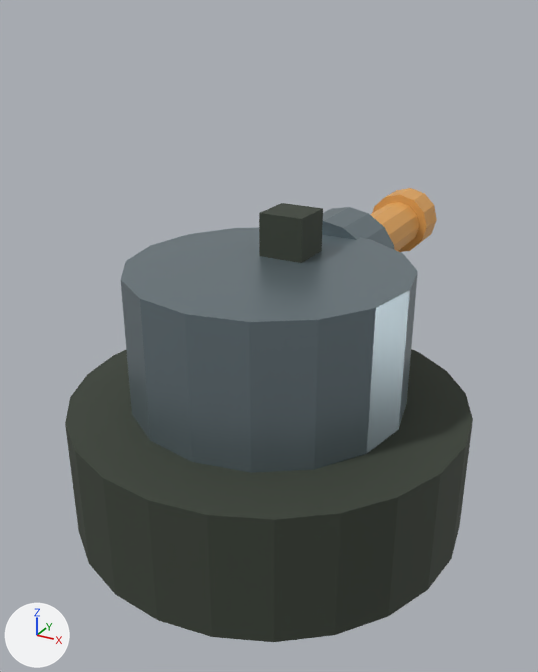
One commit to the glTF model projects/last-light-3d/assets/models/towers/field_turret.glb: the scene before it, then after it.
Before and after are seen from a 50 mm camera at (1.29, -2.34, 1.93) aimed at (-0.12, 0.21, 0.66). The axes (+X, +Y, +Z) are drawn at lower left. The lights are the same throughout. The picture after the commit comes second. Where no turn or scale is listed for an object, it has been applied to the vertices. Vertices at exactly the same position are counted once.

The first picture shows 'FieldTurret_Barrel', 'FieldTurret_Base', 'FieldTurret_Hull', 'FieldTurret_Mantlet', 'FieldTurret_Muzzle', 'FieldTurret_Sight'.
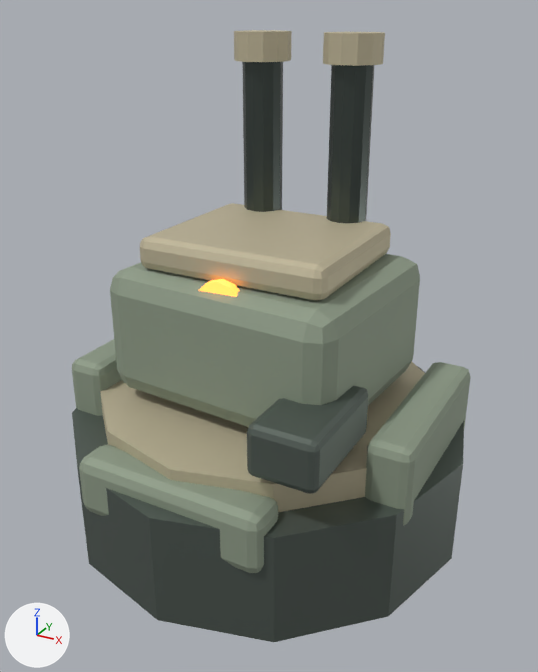
The newer file is also rescaled (x0.975) as a whole; pictures and numbers use the older file's frame.

Edits to the bpy script that builds the scene:
```text
Change me_fieldturret_base:
    remove me_fieldturret_base.from_pydata(...)  # 48 vertices, 92 faces; spans x -0.8..0.8, y -0.8..0.8, z 0.0..0.5
    remove me_fieldturret_base.materials.append(mat_td_metal_dark)  # dark grey #3f463c
    add me_fieldturret_base.from_pydata(...)  # 24 vertices, 44 faces; spans x -0.8..0.8, y -0.8..0.8, z 0.0..0.43
    me_fieldturret_base part 1
    36 vertices are removed from x -0.8..0.8, y -0.8..0.8, z 0.0..0.5
    92 faces are deleted
    12 new vertices lie (0.0, 0.0, 0.43) away from vertices in x -0.8..0.8, y -0.8..0.8, z 0.0
    44 new faces join them
    add me_fieldturret_base.materials.append(mat_sheltermetal)  # grey #656f69
Remove ob_fieldturret_barrel:
    ob_fieldturret_barrel = bpy.data.objects.new('FieldTurret_Barrel', me_fieldturret_barrel)
Remove ob_fieldturret_hull:
    ob_fieldturret_hull = bpy.data.objects.new('FieldTurret_Hull', me_fieldturret_hull)
Remove ob_fieldturret_mantlet:
    ob_fieldturret_mantlet = bpy.data.objects.new('FieldTurret_Mantlet', me_fieldturret_mantlet)
Remove ob_fieldturret_muzzle:
    ob_fieldturret_muzzle = bpy.data.objects.new('FieldTurret_Muzzle', me_fieldturret_muzzle)
Remove ob_fieldturret_sight:
    ob_fieldturret_sight = bpy.data.objects.new('FieldTurret_Sight', me_fieldturret_sight)
Add ob_turrethousing:
    ob_turrethousing = bpy.data.objects.new('TurretHousing', me_cube_003)  # 56 vertices, 108 faces; spans x -0.494..0.494, y -0.436..0.436, z -0.246..0.246; in mat_fieldolive (grey #95a28e)
    ob_turrethousing.location = (0.0, 0.0, 0.821)
Add ob_statuslight:
    ob_statuslight = bpy.data.objects.new('StatusLight', me_cylinder_002)  # a 12-sided cylinder along y spanning x -0.092..0.092, y -0.018..0.018, z -0.092..0.092; in mat_readyamber (orange #efb665, glowing orange #ff9038)
    ob_statuslight.location = (0.0, -0.338, 1.005)
Add ob_muzzle_r:
    ob_muzzle_r = bpy.data.objects.new('Muzzle_R', me_cylinder_006)  # a 12-sided cylinder along z spanning x -0.108..0.108, y -0.108..0.108, z -0.051..0.051; in mat_repairplates (beige #c8bfa2)
    ob_muzzle_r.location = (0.185, 0.287, 1.805)
Add ob_muzzle_l:
    ob_muzzle_l = bpy.data.objects.new('Muzzle_L', me_cylinder_006.copy())
    ob_muzzle_l.location = (-0.185, 0.287, 1.805)
Add ob_barrel_r:
    ob_barrel_r = bpy.data.objects.new('Barrel_R', me_cylinder_005)  # a 12-sided cylinder along z spanning x -0.077..0.077, y -0.077..0.077, z -0.472..0.472; in mat_barrelsteel (dark grey #505955)
    ob_barrel_r.location = (0.185, 0.287, 1.333)
Add ob_barrel_l:
    ob_barrel_l = bpy.data.objects.new('Barrel_L', me_cylinder_005.copy())
    ob_barrel_l.location = (-0.185, 0.287, 1.333)
Add ob_cableblock:
    ob_cableblock = bpy.data.objects.new('CableBlock', me_cube_005)  # 56 vertices, 108 faces; spans x -0.123..0.123, y -0.215..0.215, z -0.092..0.092; in mat_sheltermetal (grey #656f69)
    ob_cableblock.location = (0.39, -0.431, 0.677)
Add ob_armortop:
    ob_armortop = bpy.data.objects.new('ArmorTop', me_cube_004)  # 56 vertices, 108 faces; spans x -0.369..0.369, y -0.318..0.318, z -0.062..0.062; in mat_repairplates (beige #c8bfa2)
    ob_armortop.location = (0.0, 0.0, 1.128)
Add ob_sideplater:
    ob_sideplater = bpy.data.objects.new('SidePlateR', me_cube_002)  # 56 vertices, 108 faces; spans x -0.082..0.082, y -0.369..0.369, z -0.154..0.154; in mat_fieldolive (grey #95a28e)
    ob_sideplater.location = (0.636, 0.0, 0.492)
Add ob_sideplatel:
    ob_sideplatel = bpy.data.objects.new('SidePlateL', me_cube_001)  # 56 vertices, 108 faces; spans x -0.082..0.082, y -0.369..0.369, z -0.154..0.154; in mat_fieldolive (grey #95a28e)
    ob_sideplatel.location = (-0.636, 0.0, 0.492)
Add ob_rotationring:
    ob_rotationring = bpy.data.objects.new('RotationRing', me_cylinder_001)  # a 12-sided cylinder along z spanning x -0.677..0.677, y -0.677..0.677, z -0.062..0.062; in mat_repairplates (beige #c8bfa2)
    ob_rotationring.location = (0.0, 0.0, 0.482)
Add ob_frontplate:
    ob_frontplate = bpy.data.objects.new('FrontPlate', me_cube)  # 56 vertices, 108 faces; spans x -0.369..0.369, y -0.082..0.082, z -0.113..0.113; in mat_fieldolive (grey #95a28e)
    ob_frontplate.location = (0.0, -0.656, 0.39)
```

Location of each change, (x1, y1, x2, y2) in pixels of the pictures (538 x 672 px):
'FieldTurret_Base', reshaped: before (65, 349, 473, 642); after (72, 366, 464, 642)
'FieldTurret_Hull', deleted: before (121, 227, 418, 473)
'TurretHousing', added: after (110, 254, 420, 427)
'ArmorTop', added (beige): after (140, 203, 391, 301)
'RotationRing', added (beige): after (100, 361, 425, 512)
'FrontPlate', added: after (79, 445, 278, 573)
'SidePlateR', added: after (365, 362, 471, 526)
'CableBlock', added: after (247, 386, 368, 494)
'Barrel_R', added: after (327, 65, 374, 223)
'Barrel_L', added: after (242, 62, 283, 212)
'FieldTurret_Sight', deleted: before (259, 203, 323, 263)
'SidePlateL', added: after (72, 339, 122, 416)
'Muzzle_R', added (beige): after (323, 32, 385, 66)
'Muzzle_L', added (beige): after (234, 30, 292, 62)
'FieldTurret_Mantlet', deleted: before (322, 207, 395, 250)
'FieldTurret_Muzzle', deleted (orange): before (372, 188, 437, 252)
'FieldTurret_Barrel', deleted (orange): before (370, 202, 419, 251)
'StatusLight', added: after (198, 279, 240, 297)
